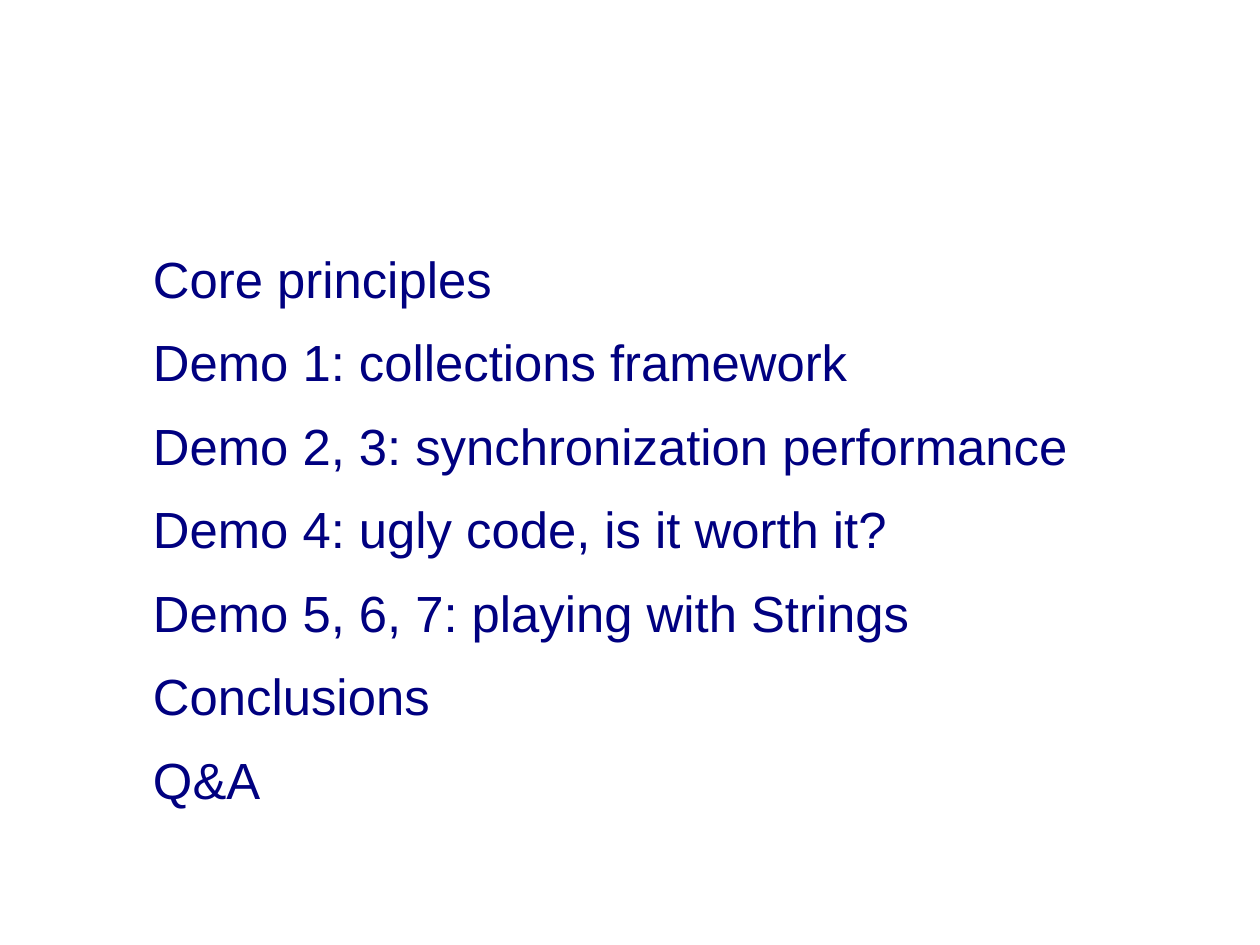
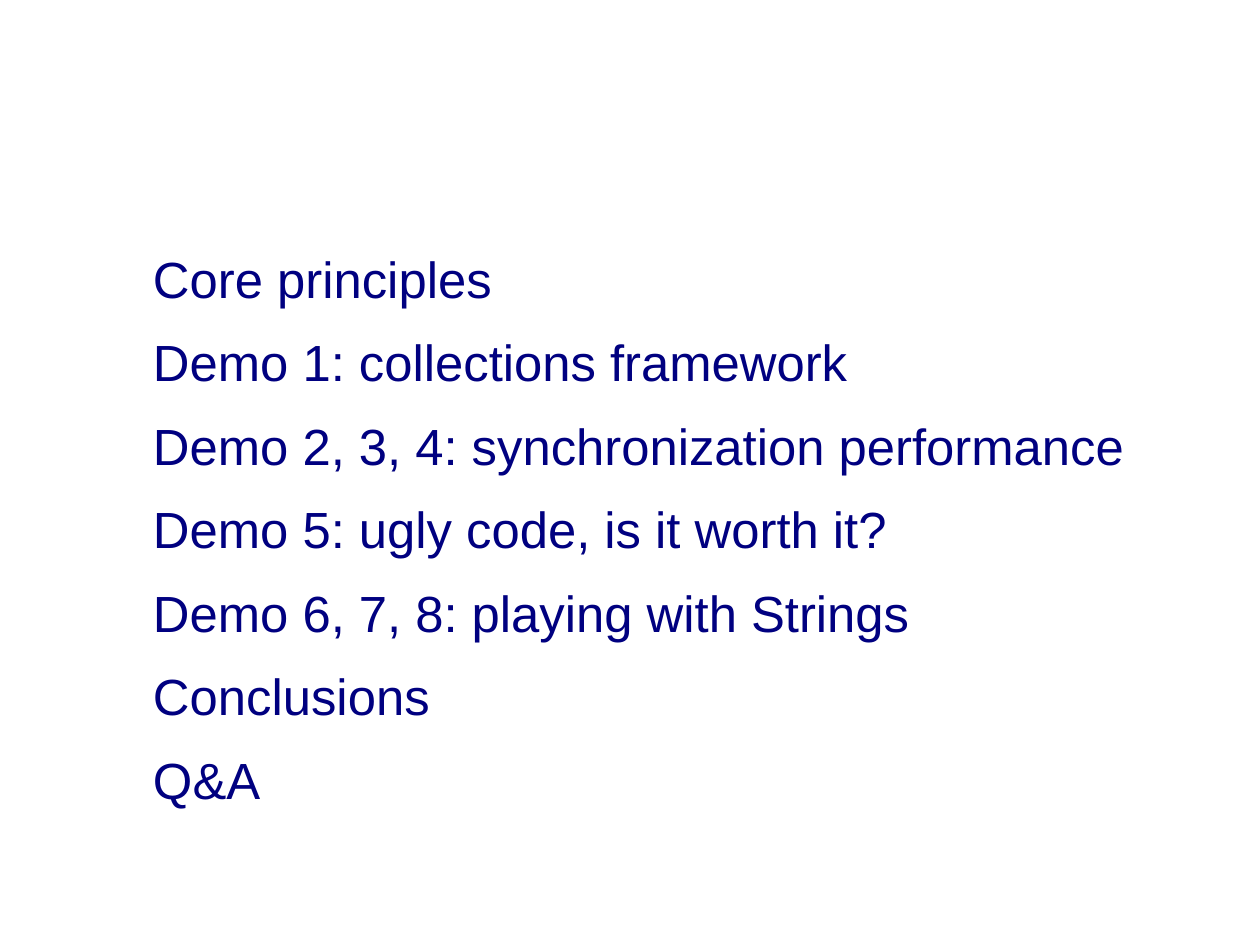
Before and after one commit to weijanlin/hype-free, a slide deck: slide 4 of java-perfopt-201003/java-perf-201003.odp. Drawn at 1260x945 pixels with LibreOffice and Linux fonts; fonts in the diff are those of the drawing; background and template pictures are left out. Boxes give left, top, right and bottom in pixels: in the first picture for what was removed or moved away, otherwise in the second. Text is boxed around its words. In the diff, an @@ line names an element or a change of style, - is before the commit and + after.

Commit message:
Added demo with DateFormat / ThreadLocal

```diff
--- a/java-perfopt-201003/java-perf-201003.odp
+++ b/java-perfopt-201003/java-perf-201003.odp
@@ text at bbox=[153, 428, 1124, 642]: text changed @@
-● Demo 2, 3: synchronization performance
-● Demo 4: ugly code, is it worth it?
-● Demo 5, 6, 7: playing with Strings
+● Demo 2, 3, 4: synchronization performance
+● Demo 5: ugly code, is it worth it?
+● Demo 6, 7, 8: playing with Strings
```
Also in this commit, not shown: 10 other slides changed, 1 other file.
